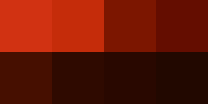
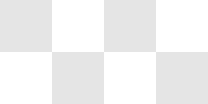
Layer changes from the first 208x104 image to the second:
hid "Layer 8" over 156, 52, 208, 104
hid "Layer 7" over 104, 52, 156, 104
hid "Layer 6" over 52, 52, 104, 104
hid "Layer 5" over 0, 52, 52, 104
hid "Layer 4" over 156, 0, 208, 52
hid "Layer 3" over 104, 0, 156, 52
hid "Layer 2" over 52, 0, 104, 52
hid "Layer 1" over 0, 0, 52, 52
